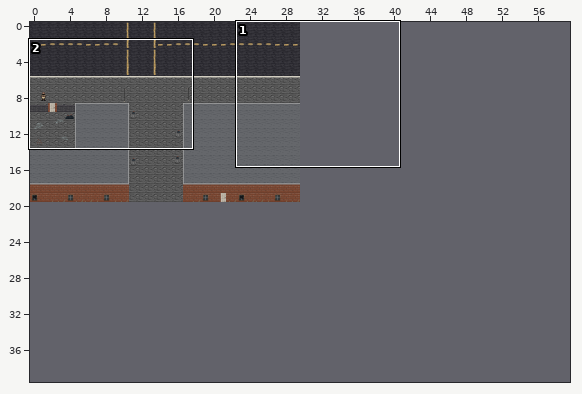
One commit to this Tiled map (JSON): public/assets/tilemaps/world.json. The first picture is a wide view before the edit; the outline marks the close-up.
Close-up. Before the edit:
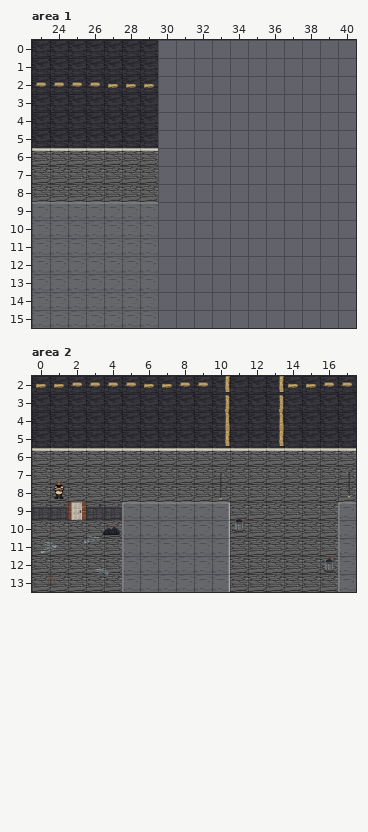
Cells are 64x64 px. Shown: area 1 x 23..40, y 0..15; area 2 x 0..17, y 2..13. The commit also changed other parts of the map, which this record leaves out. The old version is drawn lined up with the new one.
The same view after the edit:
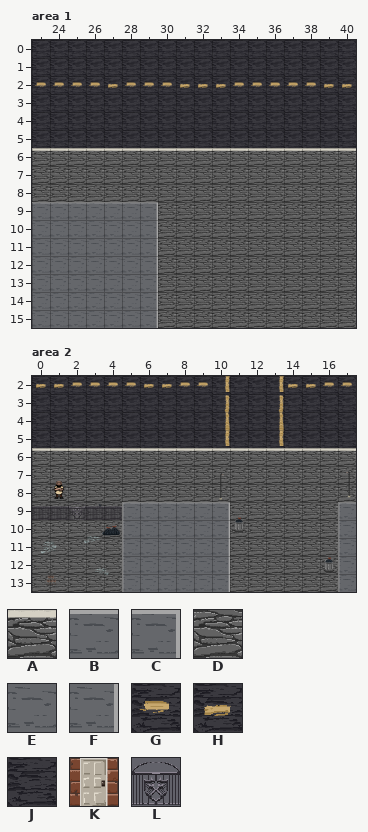
Key: from "grungy_ass_town": A 1, B 4, C 5, D 9, E 12, F 13, G 24, H 32, J 40, K 45, L 55.
_ is an empty cell, . an unchanged one.
Objects are placed by their top-left corner, in cells (3,4 is the top-left corner of cell 3,4); size is 1x1 cell unless given.
Commit: Expanding map + gate fixes
From old to new:
map size 30x20 -> 60x40 cells
--- layer "Floors", area 1
@@ x 28..40 @@
- 0 ..___________
- 1 ..___________
- 2 HH___________
- 3 ..___________
- 4 ..___________
- 5 ..___________
- 6 ..___________
- 7 ..___________
- 8 ..___________
- 9 ..___________
-10 ..___________
-11 ..___________
-12 ..___________
-13 ..___________
-14 ..___________
-15 ..___________
+ 0 ..JJJJJJJJJJJ
+ 1 ..JJJJJJJJJJJ
+ 2 GGGHHHGGGGGHH
+ 3 ..JJJJJJJJJJJ
+ 4 ..JJJJJJJJJJJ
+ 5 ..JJJJJJJJJJJ
+ 6 ..AAAAAAAAAAA
+ 7 ..DDDDDDDDDDD
+ 8 ..DDDDDDDDDDD
+ 9 ..DDDDDDDDDDD
+10 ..DDDDDDDDDDD
+11 ..DDDDDDDDDDD
+12 ..DDDDDDDDDDD
+13 ..DDDDDDDDDDD
+14 ..DDDDDDDDDDD
+15 ..DDDDDDDDDDD
--- layer "Walls", area 1
@@ x 29..29 @@
- 9 B
-10 E
-11 E
-12 E
-13 E
-14 E
-15 E
+ 9 C
+10 F
+11 F
+12 F
+13 F
+14 F
+15 F
--- layer "doors", area 2
+L "gate1" at 2,9
-K "Door1" at 2,9
Where, in picture pixels (left, top, right, bottom), the same in both close-ups:
changed: (124, 40, 356, 328)
changed: (68, 502, 86, 520)
